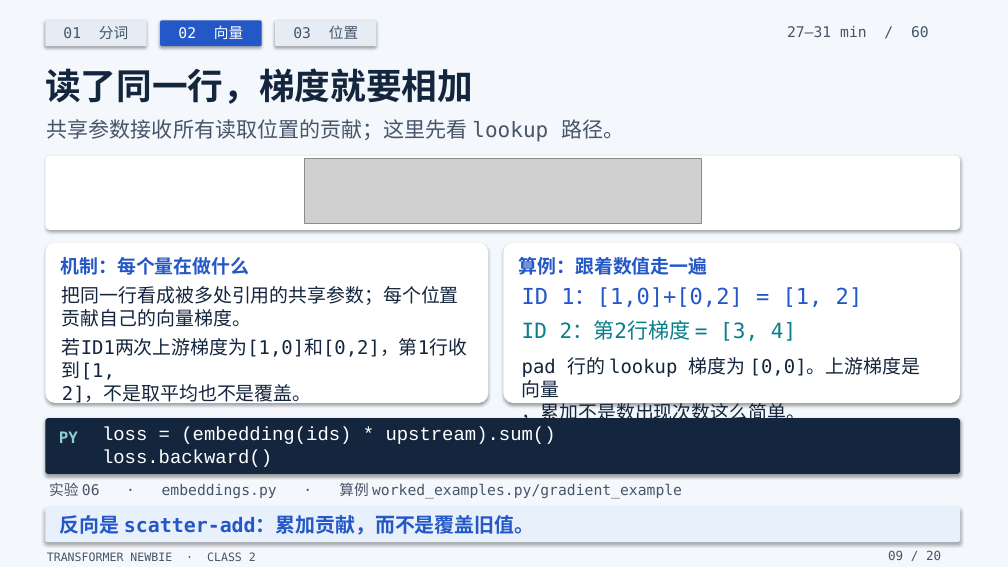
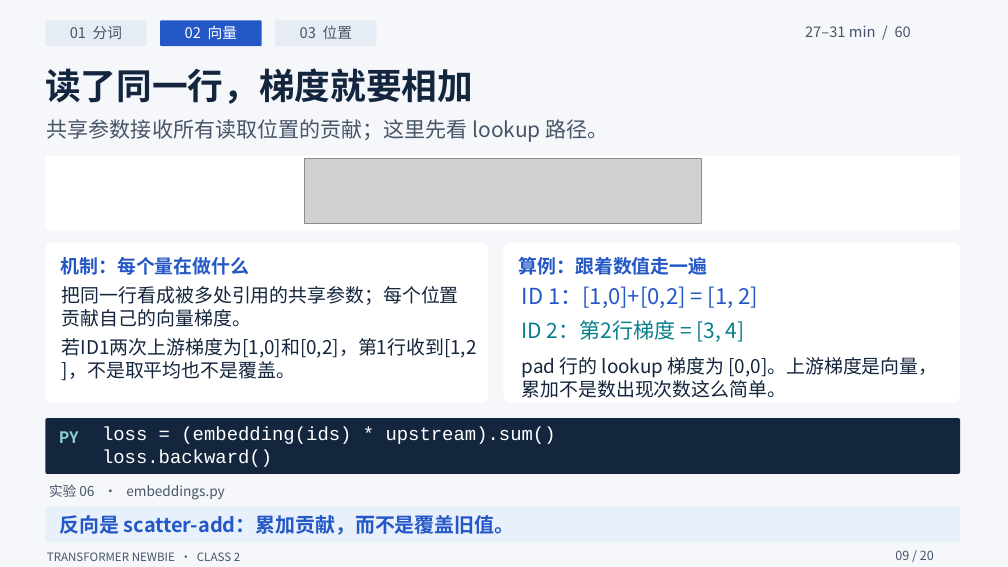
Before and after one commit to yangzy723/Transformer-Newbie, a slide deck: slide 9 of class2/class2_tokens_embeddings_positions.pptx. Drawn at 1008x567 pixels with LibreOffice and Linux fonts; fonts in the diff are those of the drawing; grey boxes stand for pictures. Boxes give left, top, right and bottom in pixels: in the first picture for what was removed or moved away, otherwise in the second. Text is boxed around its words. In the diff, an @@ line names an element or a change of style, - is before the commit and + after.

Commit message:
Clarify class 2 slide layout and teach RoPE through rotation diagrams

```diff
--- a/class2/class2_tokens_embeddings_positions.pptx
+++ b/class2/class2_tokens_embeddings_positions.pptx
@@ background #F7F5EF to #FFFFFF @@
@@ rectangle at (0, 0, 1008, 567): fill #F4F7FB to #F5F7FA; shadow off @@
@@ font DejaVu Sans Mono to Noto Sans CJK SC in 10 elements at (70, 26, 122, 39), (185, 25, 237, 39), (300, 25, 352, 39), (805, 25, 911, 37), (47, 119, 609, 142), (60, 515, 514, 535), (47, 552, 240, 561), (895, 550, 934, 560), (522, 286, 759, 308), (522, 320, 745, 342) @@
@@ text at (62, 338, 477, 381): text changed; font DejaVu Sans Mono to Noto Sans CJK SC @@
-若ID1两次上游梯度为[1,0]和[0,2]，第1行收到[1,
-2]，不是取平均也不是覆盖。
+若ID1两次上游梯度为[1,0]和[0,2]，第1行收到[1,2
+]，不是取平均也不是覆盖。
@@ text at (522, 357, 937, 398): text changed; font DejaVu Sans Mono to Noto Sans CJK SC @@
-pad 行的 lookup 梯度为 [0,0]。上游梯度是向量
-，累加不是数出现次数这么简单。
+pad 行的 lookup 梯度为 [0,0]。上游梯度是向量，
+累加不是数出现次数这么简单。
@@ shadow off; proportions changed in 8 elements at (45, 20, 147, 46), (160, 20, 262, 46), (275, 20, 377, 46), (45, 507, 960, 542), (45, 156, 960, 230), (45, 243, 488, 403), (504, 243, 960, 403), (45, 418, 960, 474) @@
@@ text at (49, 484, 224, 500): text changed; size 14 to 13 pt; font DejaVu Sans Mono to Noto Sans CJK SC @@
-实验 06 · embeddings.py · 算例 worked_examples.py/gradient_example
+实验 06 · embeddings.py
```
Also in this commit, not shown: 18 other slides changed, 1 slide added, 1 slide removed, 29 other files.
